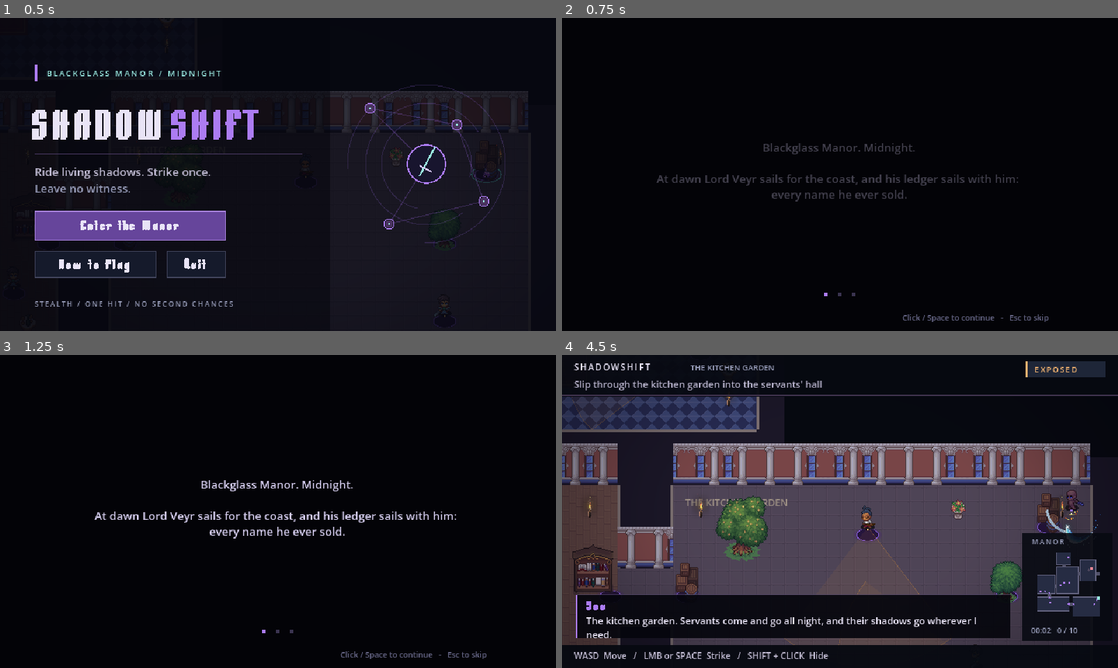
Above: before the commit, frames 1-4 (two rows, left to right).
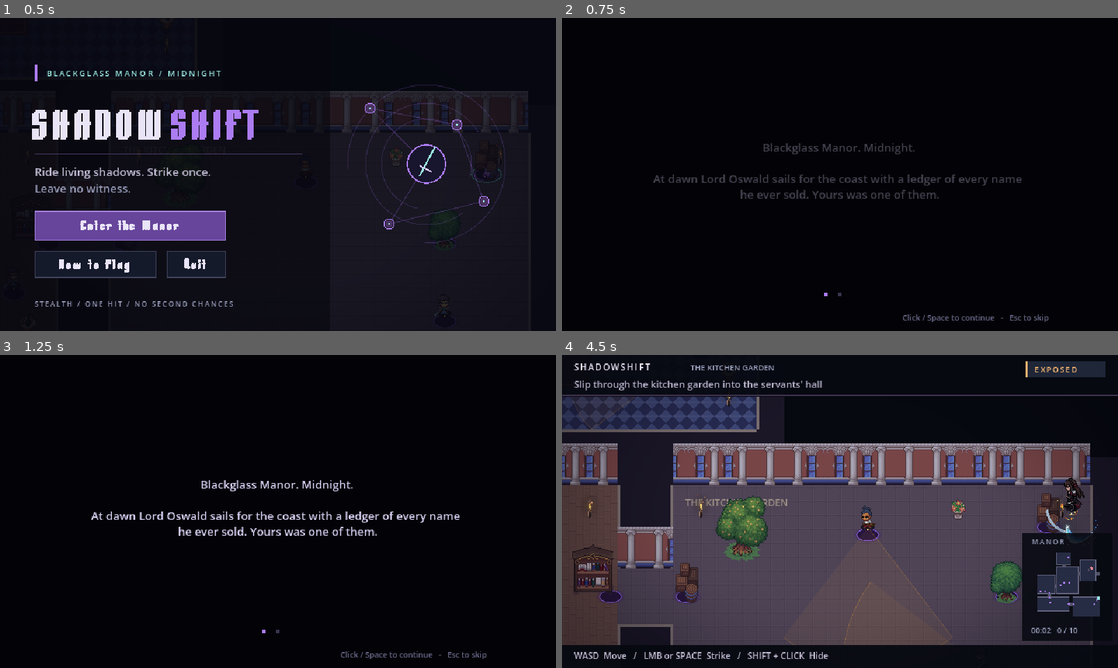
Above: after the commit, the same moments.

Repository: KaneDoan/Shadow-Shifter
Game: Godot game, scene res://main.tscn
The game is run twice, just before and just after one commit, with the same random seed, the same clock (stepped at 60 frames per second) and the same inputs.
Inputs (mouse positions are in pixels of both pictures, inside the frame that each line leads up to):
- Up to frame 1 (0.5 s): no input
- Up to frame 2 (0.75 s): click "Enter the Manor" at 0.5 s
- Up to frame 3 (1.25 s): no input
- Up to frame 4 (4.5 s): tap Enter at 1.25, 1.35, 3.8, 4.35 s; move the mouse to (962, 495) at 1.27 s; hold D 1.28-2.03 s; click (962, 495) at 1.42 s; tap Space at 1.52, 1.82, 2.27, 2.57, 3.05, 3.6, 3.77, 4.07 s; tap R at 1.55, 2.1 s; move the mouse to (728, 527) at 2.02 s; hold S 2.03-2.78 s; click (728, 527) at 2.17 s; tap E at 2.3, 2.85 s; move the mouse to (895, 442) at 2.77 s; hold D 2.78-3.53 s; click (895, 442) at 2.92 s; move the mouse to (812, 574) at 3.52 s; hold W 3.53-4.28 s; click (812, 574) at 3.67 s; move the mouse to (1006, 558) at 4.27 s; hold A from 4.28 s (still down); click (1006, 558) at 4.42 s

Frame 1 is identical in both runs. In frame 2, 1.1% of the frame differs, in the area x 16-83%, y 50-89%; in frame 3, 1.5%; in frame 4, 11%, in the area x 2-96%, y 13-93%.

Commit message:
Rename villain to Oswald, cutscene-only dialogue, PixelLab assassin
- Lord Veyr is now Lord Oswald throughout.
- Dialogue reduced to two short cutscenes (opening, study) that freeze
  play until dismissed; Space/Enter/click advances, Esc skips.
- Player sprite replaced with a PixelLab pixel-art version of the
  Ruby Azazel character design, plus an import script for its frames.

Co-Authored-By: Claude Opus 5.5 <noreply@anthropic.com>

Diff:
--- a/game/actors/player.gd
+++ b/game/actors/player.gd
@@ -35,8 +35,8 @@
 	collider.shape = circle
 	add_child(collider)
 	visual = preload("res://actors/actor_visual.gd").new()
-	# Featureless base body tinted violet so the assassin reads as a living shadow.
-	visual.tint = Color(0.5, 0.42, 0.85)
+	# The assassin sprite carries her own crimson-and-black palette, so it is not tinted.
+	visual.tint = Color.WHITE
 	add_child(visual)
 	last_safe_position = global_position
 
--- a/game/data/dialogue.json
+++ b/game/data/dialogue.json
@@ -1,56 +1,24 @@
 {
-  "_comment": "intro = story cards shown once per session after ENTER THE MANOR (click/Space advances, Esc skips). lines = subtitle conversations keyed by event; each plays at most once per run and never pauses play. A line is [speaker, text]. Speaker colours live in speakers; display names in names (gothic capitals are hard to read, so use title case).",
+  "_comment": "intro = story cards shown once per session after ENTER THE MANOR (click/Space advances, Esc skips). lines = cutscenes keyed by event; each plays at most once per run and freezes play until the last line is dismissed (click/Space/Enter advances, Esc skips). A line is [speaker, text]. Speaker colours live in speakers; display names in names.",
   "speakers": {
     "YOU": "ac7cf2",
-    "GUARD": "e8bb70",
-    "WATCHMAN": "e8d18a",
-    "VEYR": "f08a9b"
+    "OSWALD": "f08a9b"
   },
   "names": {
     "YOU": "You",
-    "GUARD": "Guard",
-    "WATCHMAN": "Watchman",
-    "VEYR": "Lord Veyr"
+    "OSWALD": "Lord Oswald"
   },
   "intro": [
-    "Blackglass Manor. Midnight.\n\nAt dawn Lord Veyr sails for the coast, and his ledger sails with him: every name he ever sold.",
-    "Yours was one of them.\n\nThey buried you in the dark. You came back as part of it.",
-    "Slip into any shadow close by. Even a guard's.\nPut out the study lamp. Reach Veyr.\n\nOne strike. No witnesses."
+    "Blackglass Manor. Midnight.\n\nAt dawn Lord Oswald sails for the coast with a ledger of every name he ever sold. Yours was one of them.",
+    "Slip into any shadow close by. Even a guard's.\nPut out the study lamp. Reach Oswald.\n\nOne strike. No witnesses."
   ],
   "lines": {
     "mission_start": [
-      ["YOU", "The kitchen garden. Servants come and go all night, and their shadows go wherever I need."]
-    ],
-    "hall": [
-      ["GUARD", "Steward wants the silver crated before dawn. All of it."],
-      ["GUARD", "Then the steward can carry it himself."]
-    ],
-    "courtyard": [
-      ["YOU", "The gatekeeper holds the only key. I don't need the key. I need his shadow."]
-    ],
-    "first_ride": [
-      ["YOU", "He doesn't feel a thing. They never do."]
-    ],
-    "gallery": [
-      ["GUARD", "Third night on watch. His lordship's packing like the house is on fire."],
-      ["WATCHMAN", "Keep your voice down. And keep your eyes on the dark."]
-    ],
-    "first_kill": [
-      ["YOU", "One carrier fewer. Someone will find him soon."]
-    ],
-    "key": [
-      ["YOU", "His key. Louder than a shadow, but it opens the gate."]
-    ],
-    "lights_off": [
-      ["VEYR", "Who put out the lamp? Bring a candle. Now."],
-      ["YOU", "The moon does the rest."]
+      ["YOU", "The kitchen garden. Their shadows will carry me in."]
     ],
     "study": [
-      ["VEYR", "Every name in that ledger paid for this house. Let them come and read it."]
-    ],
-    "alarm": [
-      ["GUARD", "A body! Get his lordship to the carriage!"],
-      ["VEYR", "Leave the ledger. Move!"]
+      ["OSWALD", "Every name in that ledger paid for this house."],
+      ["YOU", "Then yours will be the last."]
     ]
   }
 }
--- a/game/systems/mission.gd
+++ b/game/systems/mission.gd
@@ -94,7 +94,7 @@
 		world.add_child(enemy)
 		enemy.died.connect(_on_enemy_died)
 		enemies[data["id"]] = enemy
-	enemies["veyr"].shadow_anchor.set_active(false)
+	enemies["oswald"].shadow_anchor.set_active(false)
 	player.attach_anchor(anchors[Data.START_ANCHOR])
 	camera = Camera2D.new()
 	camera.position_smoothing_enabled = true
@@ -194,7 +194,7 @@
 				break
 	if alarm.active:
 		alarm.tick(delta)
-		var boss = enemies["veyr"]
+		var boss = enemies["oswald"]
 		if is_instance_valid(escape_curve) and boss.is_alive():
 			var destination := escape_curve.sample_baked(escape_curve.get_baked_length() * alarm.progress)
 			var offset: Vector2 = destination - boss.global_position
@@ -202,7 +202,7 @@
 				boss.facing = offset.normalized()
 			boss.global_position = destination
 		if alarm.remaining <= 0.0:
-			fail("Lord Veyr escaped")
+			fail("Lord Oswald escaped")
 	queue_redraw()
 
 func try_interact(actor: Node) -> bool:
@@ -213,7 +213,7 @@
 		level.lights_off = true
 		level.queue_redraw()
 		anchors["curtain"].set_active(true)
-		enemies["veyr"].shadow_anchor.set_active(true)
+		enemies["oswald"].shadow_anchor.set_active(true)
 		shadow_system.show_feedback("LIGHTS OUT — THE STUDY SHADOWS AWAKEN")
 		feedback_event.emit("switch", Data.SWITCH, Vector2.ZERO)
 		return true
@@ -238,10 +238,10 @@
 		return
 	alarm.start()
 	_begin_escape()
-	shadow_system.show_feedback("SPOTTED — VEYR IS FLEEING")
+	shadow_system.show_feedback("SPOTTED — OSWALD IS FLEEING")
 
 func _begin_escape() -> void:
-	var boss = enemies["veyr"]
+	var boss = enemies["oswald"]
 	boss.escape_override = true
 	escape_curve = Curve2D.new()
 	escape_curve.add_point(boss.global_position)
@@ -311,7 +311,7 @@
 	if phase == "won":
 		return "Target eliminated. The dark remembers."
 	if alarm.active:
-		return "Intercept Lord Veyr before he escapes"
+		return "Intercept Lord Oswald before he escapes"
 	if not entered_hall:
 		return "Slip through the kitchen garden into the servants' hall"
 	if not reached_courtyard:
@@ -320,7 +320,7 @@
 		return "Ride the gatekeeper through the gate"
 	if not lights_off:
 		return "Reach the lamp alcove and extinguish the chandelier"
-	return "Ride into the study. Eliminate Lord Veyr."
+	return "Ride into the study. Eliminate Lord Oswald."
 
 func context_prompt() -> String:
 	if player.is_hidden():
--- a/game/tests/capture.gd
+++ b/game/tests/capture.gd
@@ -27,7 +27,7 @@
 	if view == "study":
 		mission.lights_off = true
 		mission.anchors["curtain"].set_active(true)
-		mission.enemies["veyr"].shadow_anchor.set_active(true)
+		mission.enemies["oswald"].shadow_anchor.set_active(true)
 		mission.player.attach_anchor(mission.anchors["curtain"])
 	for frame in range(20):
 		await process_frame
--- a/game/tests/test_runner.gd
+++ b/game/tests/test_runner.gd
@@ -78,15 +78,32 @@
 	bar.played.clear()
 	bar.queue.clear()
 	bar.current = []
-	check(bar.play("gallery"), "conversation starts")
-	check(not bar.play("gallery"), "conversation plays once per run")
-	check(bar.is_speaking() and bar.queue.size() == bar.lines["gallery"].size() - 1, "lines queue in order")
-	bar._process(30.0)
-	check(int(bar.shown) == String(bar.current[1]).length(), "line types out fully")
+	check(bar.lines.size() <= 3, "dialogue is limited to a few short cutscenes")
+	mission.test_mode = false
+	check(mission.ui.start_cutscene("study"), "cutscene starts")
+	check(paused and mission.ui.screen_mode == "cutscene", "cutscene freezes play")
+	check(not mission.ui.start_cutscene("study"), "cutscene plays once per run")
+	var player_before: Vector2 = mission.player.global_position
+	mission.player.movement_override = Vector2.RIGHT
+	await create_timer(0.1, true, false, true).timeout
+	check(mission.player.global_position == player_before, "player cannot move during a cutscene")
+	mission.player.movement_override = Vector2.ZERO
 	var first: Array = bar.current
-	bar._process(30.0)
-	check(bar.current != first, "line advances after its reading time")
-	check(bar.play("alarm", true) and String(bar.current[1]) == String(bar.lines["alarm"][0][1]), "urgent conversation interrupts")
+	check(bar.advance() and bar.current == first, "first press completes the typing")
+	check(bar.advance() and bar.current != first, "next press advances to the next line")
+	var space := InputEventKey.new()
+	space.physical_keycode = KEY_SPACE
+	space.pressed = true
+	mission.ui._input(space)
+	mission.ui._input(space)
+	check(not paused and mission.ui.screen_mode == "playing" and not bar.is_speaking(), "finishing the cutscene resumes play")
+	mission.ui.start_cutscene("mission_start")
+	var skip_key := InputEventKey.new()
+	skip_key.physical_keycode = KEY_ESCAPE
+	skip_key.pressed = true
+	mission.ui._input(skip_key)
+	check(not paused and mission.ui.screen_mode == "playing", "Escape skips a cutscene")
+	mission.test_mode = true
 	# Intro cards: shown once per session, then the mission starts.
 	mission.phase = "title"
 	mission.ui.set_screen("title")
@@ -383,7 +400,7 @@
 	check(alarm.remaining == 70.0 and alarm.bodies_found == 1, "duplicate cannot cap or extend timer")
 	alarm.discover_body(2)
 	check(alarm.remaining == 45.0, "second body caps remaining at 45 seconds")
-	check(alarm.progress == prior_progress, "timer cap does not move Veyr backward")
+	check(alarm.progress == prior_progress, "timer cap does not move Oswald backward")
 	alarm.tick(40.0)
 	alarm.discover_body(3)
 	check(alarm.remaining == 5.0, "later discovery cannot extend short timer")
@@ -411,9 +428,9 @@
 	current_scene = mission
 	await settle()
 	Engine.time_scale = 8.0
-	check(mission.enemies.size() == 11, "ten guards plus Lord Veyr exist")
+	check(mission.enemies.size() == 11, "ten guards plus Lord Oswald exist")
 	check(mission.player.is_hidden() and mission.player.current_anchor == mission.anchors["cart"], "mission starts safely hidden in the kitchen garden")
-	check(not mission.anchors["curtain"].active and not mission.enemies["veyr"].shadow_anchor.active, "study shadows start inactive")
+	check(not mission.anchors["curtain"].active and not mission.enemies["oswald"].shadow_anchor.active, "study shadows start inactive")
 	var ghost_ok: bool = await complete_ghost_route(mission)
 	check(ghost_ok and mission.phase == "won", "actual shadow-riding ghost route completes")
 	check(mission.guards_killed == 0 and not mission.alarm.active, "ghost completion has no guard kills or alarm")
@@ -469,7 +486,7 @@
 	if not player.emerge() or not mission.try_interact(player):
 		printerr("SCENARIO: lamp interaction failed")
 		return false
-	check(mission.lights_off and mission.anchors["curtain"].active and mission.enemies["veyr"].shadow_anchor.active, "lamp activates curtain and Veyr anchors")
+	check(mission.lights_off and mission.anchors["curtain"].active and mission.enemies["oswald"].shadow_anchor.active, "lamp activates curtain and Oswald anchors")
 	if not player.request_shift(mission.anchors["cupboard"]):
 		return false
 	if not await shift_when_reachable(mission, mission.enemies["watchman"].shadow_anchor):
@@ -482,7 +499,7 @@
 		return false
 	if not await shift_when_reachable(mission, mission.anchors["curtain"]):
 		return false
-	if not await shift_when_reachable(mission, mission.enemies["veyr"].shadow_anchor):
+	if not await shift_when_reachable(mission, mission.enemies["oswald"].shadow_anchor):
 		return false
 	return player.request_attack()
 
--- a/game/ui/dialogue_bar.gd
+++ b/game/ui/dialogue_bar.gd
@@ -1,7 +1,7 @@
 extends Control
-## Subtitle-style dialogue: one speaker line at a time in a bar above the prompt strip.
-## Lines come from data/dialogue.json, type out, hold for a reading time, then advance.
-## It never pauses play or takes input, because clicks in this game mean shift/strike.
+## Cutscene dialogue: one speaker line at a time in a bar above the prompt strip.
+## Lines come from data/dialogue.json and type out. The UI freezes play while a cutscene
+## runs and calls advance() on click/Space/Enter or skip() on Esc.
 
 const DATA_PATH := "res://data/dialogue.json"
 const BAR := Rect2(16, 276, 500, 50)
@@ -17,7 +17,6 @@
 var queue: Array = []
 var current: Array = []
 var shown := 0.0
-var hold := 0.0
 var can_advance: Callable = func(): return true
 
 func _ready() -> void:
@@ -52,8 +51,23 @@
 func _next() -> void:
 	current = queue.pop_front() if not queue.is_empty() else []
 	shown = 0.0
-	if not current.is_empty():
-		hold = 1.1 + String(current[1]).length() * 0.045
+	queue_redraw()
+
+## First press finishes the typing; the next moves on. Returns true while lines remain.
+func advance() -> bool:
+	if current.is_empty():
+		return false
+	var length := String(current[1]).length()
+	if shown < length:
+		shown = length
+	else:
+		_next()
+	queue_redraw()
+	return is_speaking()
+
+func skip() -> void:
+	queue.clear()
+	current = []
 	queue_redraw()
 
 func _process(delta: float) -> void:
@@ -61,17 +75,10 @@
 		return
 	# Redraw even while held, so the bar disappears behind menus instead of lingering.
 	queue_redraw()
-	if get_tree().paused or not can_advance.call():
+	if not can_advance.call():
 		return
 	var step := delta / maxf(0.01, Engine.time_scale)
-	var length := String(current[1]).length()
-	if shown < length:
-		shown = minf(length, shown + step * CHARS_PER_SECOND)
-	else:
-		hold -= step
-		if hold <= 0.0:
-			_next()
-	queue_redraw()
+	shown = minf(String(current[1]).length(), shown + step * CHARS_PER_SECOND)
 
 func _draw() -> void:
 	if current.is_empty() or not can_advance.call():
@@ -84,3 +91,5 @@
 	draw_string(display_font if display_font else body_font, BAR.position + Vector2(12, 18), String(names.get(speaker, speaker.capitalize())), HORIZONTAL_ALIGNMENT_LEFT, -1, 16, color)
 	var text := String(current[1]).substr(0, int(shown))
 	draw_multiline_string(body_font, BAR.position + Vector2(12, 34), text, HORIZONTAL_ALIGNMENT_LEFT, BAR.size.x - 24, 11, 2, Color("e9e4f6"))
+	if int(shown) >= String(current[1]).length():
+		draw_string(body_font, BAR.position + Vector2(BAR.size.x - 112, BAR.size.y - 6), "Click / Space  ›", HORIZONTAL_ALIGNMENT_LEFT, -1, 9, Color(0.6, 0.58, 0.72))
--- a/game/ui/game_ui.gd
+++ b/game/ui/game_ui.gd
@@ -29,9 +29,8 @@
 	display_font = gothic
 	dialogue = preload("res://ui/dialogue_bar.gd").new()
 	dialogue.display_font = display_font
-	dialogue.can_advance = func(): return screen_mode == "playing"
+	dialogue.can_advance = func(): return screen_mode == "cutscene"
 	add_child(dialogue)
-	mission.feedback_event.connect(_on_feedback)
 	button("Enter the Manor", Rect2(40, 222, 220, 34), ["title"], _start, true)
 	button("How to Play", Rect2(40, 268, 140, 27), ["title"], func(): show_help("title"))
 	button("Quit", Rect2(192, 268, 68, 27), ["title"], func(): get_tree().quit())
@@ -102,27 +101,26 @@
 	if is_instance_valid(mission) and is_instance_valid(mission.audio_manager):
 		mission.audio_manager.play("switch", -22.0)
 
-func _on_feedback(kind: String, _at: Vector2, _direction: Vector2) -> void:
-	match kind:
-		"key": dialogue.play("key")
-		"switch": dialogue.play("lights_off")
-		"alarm": dialogue.play("alarm", true)
-		"kill": dialogue.play("first_kill")
-
 func _update_dialogue_triggers() -> void:
-	if screen_mode != "playing" or mission.phase != "playing":
-		return
-	dialogue.play("mission_start")
-	if mission.player.state == mission.player.State.RIDING:
-		dialogue.play("first_ride")
-	if mission.entered_hall:
-		dialogue.play("hall")
-	if mission.reached_courtyard:
-		dialogue.play("courtyard")
-	if mission.visited_gallery:
-		dialogue.play("gallery")
-	if mission.level.zone_name(mission.player.global_position) == "VEYR'S STUDY":
-		dialogue.play("study")
+	# Dialogue only happens in short cutscenes; automated tests play straight through.
+	if screen_mode != "playing" or mission.phase != "playing" or mission.test_mode or mission.alarm.active:
+		return
+	start_cutscene("mission_start")
+	if mission.level.zone_name(mission.player.global_position) == "OSWALD'S STUDY":
+		start_cutscene("study")
+
+## Freezes the whole scene (player, guards, timers) until the conversation is dismissed.
+func start_cutscene(id: String) -> bool:
+	if not dialogue.play(id):
+		return false
+	get_tree().paused = true
+	set_screen("cutscene")
+	return true
+
+func end_cutscene() -> void:
+	dialogue.skip()
+	get_tree().paused = false
+	set_screen("playing")
 
 func _return_title() -> void:
 	mission.stats.has_started = false
@@ -154,6 +152,22 @@
 				_advance_intro()
 		get_viewport().set_input_as_handled()
 		return
+	if screen_mode == "cutscene":
+		var pressed: bool = event.is_pressed() and not event.is_echo()
+		if pressed and event is InputEventMouseButton and event.button_index == MOUSE_BUTTON_LEFT:
+			if not dialogue.advance():
+				end_cutscene()
+		elif pressed and event is InputEventKey:
+			if event.physical_keycode == KEY_ESCAPE:
+				end_cutscene()
+			elif event.physical_keycode in [KEY_SPACE, KEY_ENTER]:
+				if not dialogue.advance():
+					end_cutscene()
+			elif event.physical_keycode == KEY_R:
+				mission.request_restart()
+		if event is InputEventMouseButton or event is InputEventKey:
+			get_viewport().set_input_as_handled()
+		return
 	if not event is InputEventKey or not event.pressed or event.echo:
 		return
 	var key: int = event.physical_keycode
@@ -205,6 +219,12 @@
 		return
 	if screen_mode == "playing":
 		_draw_hud()
+	elif screen_mode == "cutscene":
+		_draw_hud()
+		# Letterbox bars mark that play is frozen while characters speak.
+		draw_rect(Rect2(0, 0, 640, 48), Color(0, 0, 0, 0.9))
+		draw_rect(Rect2(0, 330, 640, 30), Color(0, 0, 0, 0.9))
+		label("Esc  Skip", Vector2(574, 349), 9, MUTED)
 	elif screen_mode == "title":
 		_draw_title()
 	elif screen_mode == "intro":
@@ -304,8 +324,8 @@
 	for anchor in mission.anchors.values():
 		draw_circle(origin + anchor.global_position * scale_map, 1.1, VIOLET if anchor.active else Color("4d465d"))
 	draw_circle(origin + mission.player.global_position * scale_map, 2.0, CYAN)
-	if mission.enemies["veyr"].is_alive():
-		draw_circle(origin + mission.enemies["veyr"].global_position * scale_map, 1.7, Color("e88694"))
+	if mission.enemies["oswald"].is_alive():
+		draw_circle(origin + mission.enemies["oswald"].global_position * scale_map, 1.7, Color("e88694"))
 	label("%02d:%02d   %d / %d" % [floori(mission.elapsed / 60), int(mission.elapsed) % 60, mission.guards_killed, mission.guard_total()], Vector2(540, 320), 9, MUTED)
 
 func _draw_help() -> void:
@@ -324,7 +344,7 @@
 		label(rows[index][1], Vector2(203, 113 + index * 27), 10, INK)
 	draw_line(Vector2(40, 241), Vector2(600, 241), Color("3e3550"), 1)
 	label("One hit kills. Watch the amber wind-up; move before the red strike.", Vector2(40, 263), 11, CYAN)
-	label("Guards are routes. A body or a witness starts Veyr's escape.", Vector2(40, 283), 11, MUTED)
+	label("Guards are routes. A body or a witness starts Oswald's escape.", Vector2(40, 283), 11, MUTED)
 
 func _draw_results() -> void:
 	var success := screen_mode == "won"
--- a/game/world/level_data.gd
+++ b/game/world/level_data.gd
@@ -8,7 +8,7 @@
 	{"id": "courtyard", "name": "THE COURTYARD", "rect": Rect2(32, 448, 320, 320)},
 	{"id": "gallery", "name": "THE GALLERY", "rect": Rect2(384, 288, 384, 480)},
 	{"id": "alcove", "name": "THE LAMP ALCOVE", "rect": Rect2(384, 32, 256, 224)},
-	{"id": "study", "name": "VEYR'S STUDY", "rect": Rect2(800, 160, 288, 384)},
+	{"id": "study", "name": "OSWALD'S STUDY", "rect": Rect2(800, 160, 288, 384)},
 	{"id": "hall", "name": "THE SERVANTS' HALL", "rect": Rect2(32, 832, 576, 256)},
 	{"id": "garden", "name": "THE KITCHEN GARDEN", "rect": Rect2(672, 832, 480, 352)}
 ]
@@ -44,5 +44,5 @@
 		{"id": "courtyard_sentry", "name": "Courtyard Sentry", "at": Vector2(272, 496), "style": "blade", "points": [Vector2(272, 496), Vector2(304, 496)], "waits": [1.5, 1.5], "faces": [Vector2.RIGHT, Vector2.RIGHT]},
 		{"id": "gallery_sentry", "name": "Gallery Sentry", "at": Vector2(704, 672), "style": "thrust", "points": [Vector2(704, 672)], "waits": [2.0], "faces": [Vector2.LEFT]},
 		{"id": "study_sentry", "name": "Study Sentry", "at": Vector2(1056, 208), "style": "shot", "visual": "watchman", "points": [Vector2(1056, 208)], "waits": [2.0], "faces": [Vector2.LEFT]},
-		{"id": "veyr", "name": "Lord Veyr", "at": Vector2(1008, 304), "style": "blade", "visual": "boss", "boss": true, "points": [Vector2(1008, 304), Vector2(1008, 368)], "waits": [2.0, 2.0], "faces": [Vector2.LEFT, Vector2.UP]}
+		{"id": "oswald", "name": "Lord Oswald", "at": Vector2(1008, 304), "style": "blade", "visual": "boss", "boss": true, "points": [Vector2(1008, 304), Vector2(1008, 368)], "waits": [2.0, 2.0], "faces": [Vector2.LEFT, Vector2.UP]}
 	]
--- a/game/world/manor_level.gd
+++ b/game/world/manor_level.gd
@@ -214,7 +214,7 @@
 	_prop(exterior_texture, Rect2(195, 193, 67, 51), Vector2(512, 588))           # Statue: gargoyle
 	_prop(exterior_texture, Rect2(4, 356, 57, 39), Vector2(608, 584))             # Bench
 	_prop(interior_texture, Rect2(72, 14, 47, 58), Vector2(592, 134))             # Cupboard: bookshelf
-	_prop(interior_texture, Rect2(309, 145, 53, 33), Vector2(1008, 290))          # Veyr's desk
+	_prop(interior_texture, Rect2(309, 145, 53, 33), Vector2(1008, 290))          # Oswald's desk
 	_prop(interior_texture, Rect2(7, 146, 40, 37), Vector2(1056, 300))
 	_prop(interior_texture, Rect2(8, 14, 47, 58), Vector2(880, 220))
 	# Study curtain: heavy velvet by the moonlit window; it darkens with the lamp out.
Binary file changed: game/assets/characters/assassin/D_attack.png
Binary file changed: game/assets/characters/assassin/D_death.png
Binary file changed: game/assets/characters/assassin/D_hurt.png
Binary file changed: game/assets/characters/assassin/D_idle.png
Binary file changed: game/assets/characters/assassin/D_walk.png
Binary file changed: game/assets/characters/assassin/S_attack.png
Binary file changed: game/assets/characters/assassin/S_death.png
Binary file changed: game/assets/characters/assassin/S_hurt.png
Binary file changed: game/assets/characters/assassin/S_idle.png
Binary file changed: game/assets/characters/assassin/S_walk.png
Binary file changed: game/assets/characters/assassin/U_attack.png
Binary file changed: game/assets/characters/assassin/U_death.png
(and 6 more such lines)
